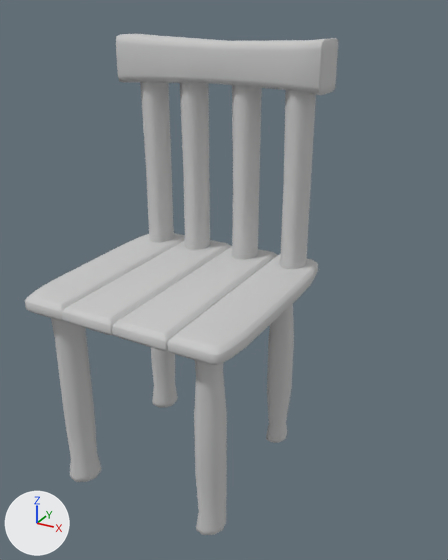
Before and after pictures for a commit that changed the FBX model Magic Library/Assets/Assets/Art/Meshes/DeskChair.fbx.
One viewpoint serves both versions: a camera (50 mm lens) standing at (1.09, -1.68, 1.64) and looking at (-0.07, 0.45, 0.58). Lighting does not change. The marker at lower left points along +X, +Y and +Z. Where no turn or scale is listed for an object, it has been applied to the vertices.

Objects in the first picture: 'DeskChair'.
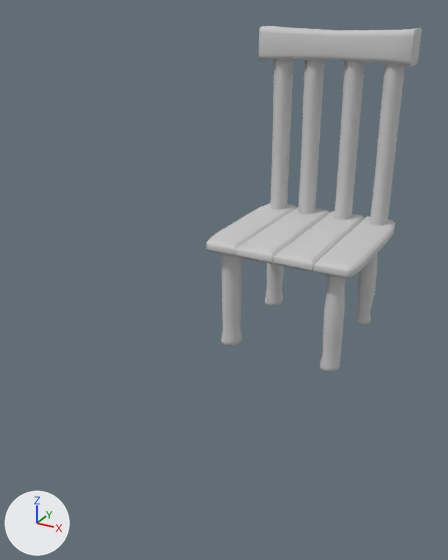
Location of each change, [x1, y1, x2, y2] in pixels of the pictures (448 x 560 px; the box of a moved part takes in the faces that stretch with it):
'DeskChair', reshaped, moved (31% narrower, 31% shorter): before [25, 34, 338, 535]; after [206, 26, 422, 372]
part 1 of me_mesh, moved or reshaped: before [112, 247, 278, 351]; after [273, 211, 365, 272]
part 2 of me_mesh, moved or reshaped: before [62, 240, 232, 335]; after [235, 207, 330, 264]
part 3 of me_mesh, moved or reshaped: before [25, 233, 185, 321]; after [206, 203, 297, 256]
part 4 of me_mesh, moved or reshaped: before [168, 254, 318, 365]; after [313, 216, 395, 278]
part 5 of me_mesh, moved or reshaped: before [141, 88, 316, 307]; after [270, 65, 404, 225]
part 6 of me_mesh, moved or reshaped: before [268, 304, 294, 346]; after [360, 254, 377, 272]
part 7 of me_mesh, moved or reshaped: before [151, 340, 294, 428]; after [267, 263, 377, 313]
part 8 of me_mesh, moved or reshaped: before [51, 318, 86, 340]; after [221, 254, 242, 271]
part 9 of me_mesh, moved or reshaped: before [55, 333, 90, 376]; after [222, 267, 242, 289]
part 10 of me_mesh, moved or reshaped: before [59, 368, 97, 461]; after [222, 284, 242, 330]
part 11 of me_mesh, moved or reshaped: before [195, 360, 224, 379]; after [327, 275, 346, 290]
part 12 of me_mesh, moved or reshaped: before [194, 372, 227, 423]; after [325, 288, 345, 312]
part 13 of me_mesh, moved or reshaped: before [194, 413, 227, 515]; after [323, 308, 345, 356]

What the commit changed:
me_mesh has 1260 vertices, 2408 faces and spans x -0.39..0.39, y -0.39..0.39, z 0.0..1.55.
me_mesh is used by ob_deskchair; location (0.0, 0.0, 0.0).
me_mesh part 1: the loose piece of 104 vertices spanning x 0.0..0.2, y -0.39..0.39, z 0.71..0.78 is moved by (0.0, 0.0, -0.18).
me_mesh part 2: the loose piece of 104 vertices spanning x -0.2..0.0, y -0.39..0.39, z 0.71..0.78 is moved by (0.0, 0.0, -0.18).
me_mesh part 3: the loose piece of 238 vertices spanning x -0.39..-0.2, y -0.39..0.39, z 0.71..0.78 is moved by (0.0, 0.0, -0.18).
me_mesh part 4: the loose piece of 238 vertices spanning x 0.2..0.39, y -0.39..0.39, z 0.71..0.78 is moved by (0.0, 0.0, -0.18).
me_mesh part 5: 192 of the vertices in x -0.33..0.34, y 0.21..0.36, z 0.62..1.08 are moved by (0.0, 0.0, -0.18).
me_mesh part 6: all 16 vertices in x -0.32..0.32, y 0.21..0.31, z 0.47 are moved by (0.0, 0.0, -0.13).
me_mesh part 7: all 16 vertices in x -0.31..0.32, y 0.21..0.31, z 0.25 are moved by (0.0, 0.0, -0.06).
me_mesh part 8: all 8 vertices in x -0.33..-0.22, y -0.34..-0.23, z 0.75 are moved by (0.0, 0.0, -0.18).
me_mesh part 9: all 8 vertices in x -0.32..-0.23, y -0.34..-0.23, z 0.47 are moved by (0.0, 0.0, -0.13).
me_mesh part 10: all 8 vertices in x -0.31..-0.23, y -0.34..-0.24, z 0.25 are moved by (0.0, 0.0, -0.06).
me_mesh part 11: all 16 vertices in x 0.23..0.32, y -0.33..-0.24, z 0.62..0.74 are moved by (0.0, 0.0, -0.18).
me_mesh part 12: all 8 vertices in x 0.23..0.32, y -0.34..-0.23, z 0.47 are moved by (0.0, 0.0, -0.13).
me_mesh part 13: all 8 vertices in x 0.24..0.32, y -0.34..-0.24, z 0.25 are moved by (0.0, 0.0, -0.06).
Object 'DeskChair' (ob_deskchair) moves from (0.0, 0.0, 0.0) to (0.0, 1.173, 0.0).
